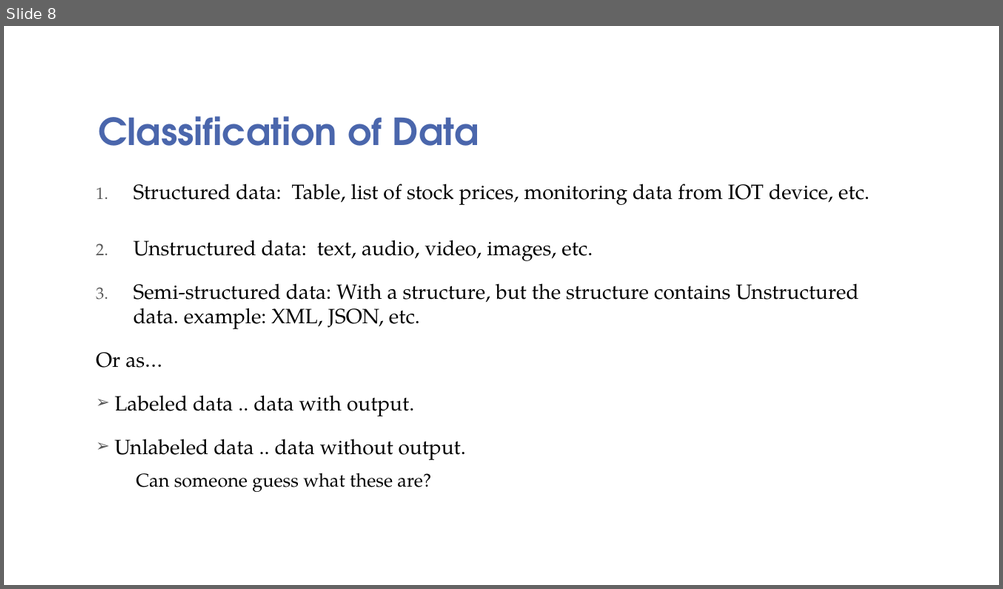
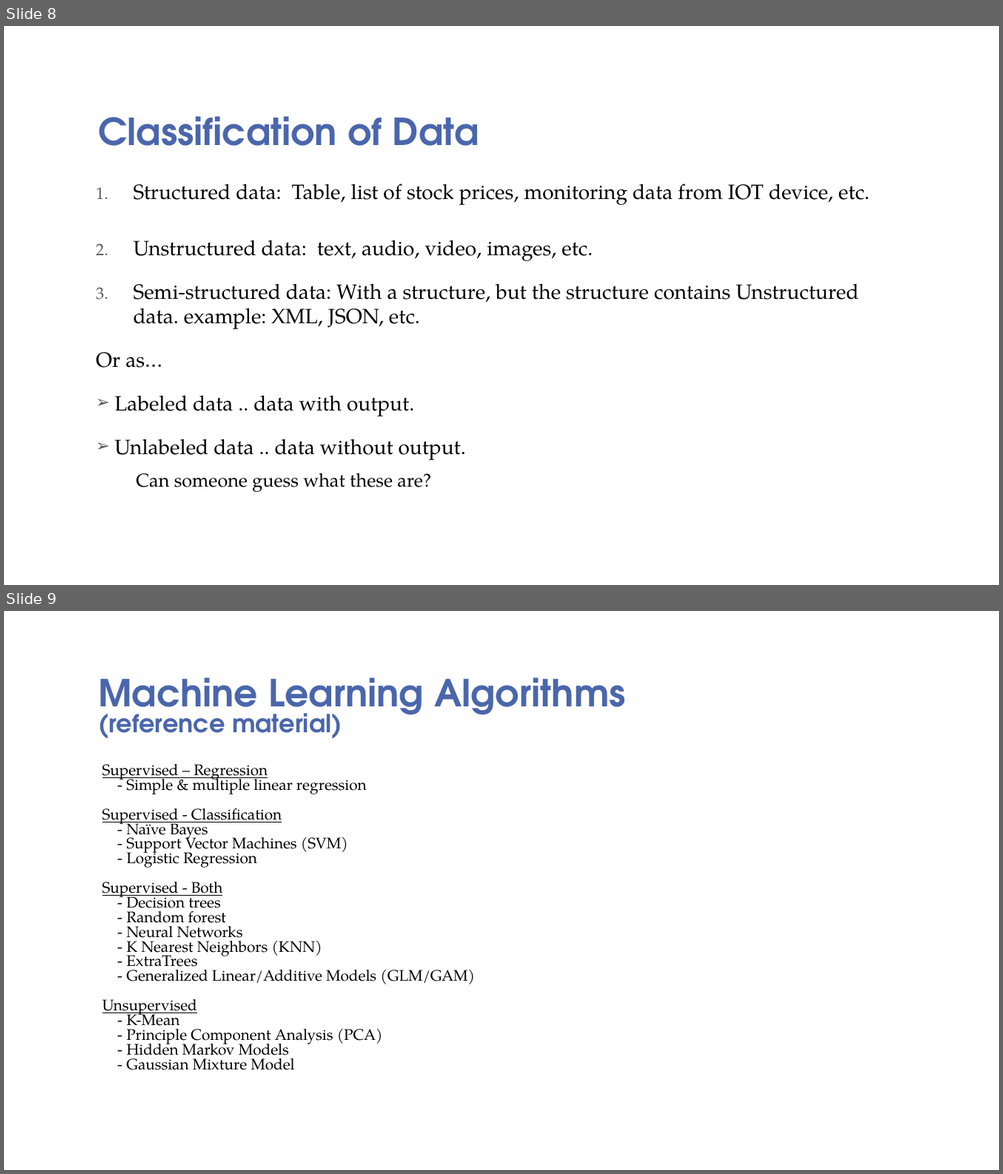
Before and after one commit to sswamyn/aiml_notes, a slide deck: AI_ML-GenAI-an-Overview-Q12024.pptx. Shown one above the other, each under a label of ours: slide 8 before the commit, slides 8 and 9 after it. The pictures are 1003x589 and 1003x1174 pixels, drawn with LibreOffice and Linux fonts; fonts in the diff are those of the drawing; background and template pictures are left out. Boxes give left, top, right and bottom in pixels: in the first picture for what was removed or moved away, otherwise in the second. Text is boxed around its words. In the diff, an @@ line names an element or a change of style, - is before the commit and + after.

```diff
--- a/AI_ML-GenAI-an-Overview-Q12024.pptx
+++ b/AI_ML-GenAI-an-Overview-Q12024.pptx
@@ slide 9 added at [4,611,999,1170], background picture (left out) @@
@@ title added at [99,678,625,739], 36 pt, text #4A66AC, bold @@
+Machine Learning Algorithms
+(reference material)
@@ text added at [102,764,475,1071], 14.8 pt, text #000000 @@
+Supervised – Regression
+- Simple & multiple linear regression
+Supervised - Classification
+- Naïve Bayes
+- Support Vector Machines (SVM)
+- Logistic Regression
+Supervised - Both
+- Decision trees
+- Random forest
+- Neural Networks
+- K Nearest Neighbors (KNN)
+- ExtraTrees
+- Generalized Linear/Additive Models (GLM/GAM)
+Unsupervised
+- K-Mean
+- Principle Component Analysis (PCA)
+- Hidden Markov Models
+- Gaussian Mixture Model
```
Also in this commit, not shown: 3 slides changed, 3 other slides added, 3 slides removed, 2 other files.
